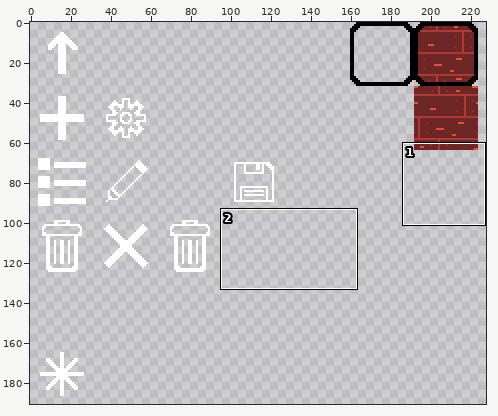
Pixel-art file -- Assets/World_Objects/UI/button_sprites.ase. The first picture is a wide view before the edit; the outline marks the close-up.
Close-up. As it was:
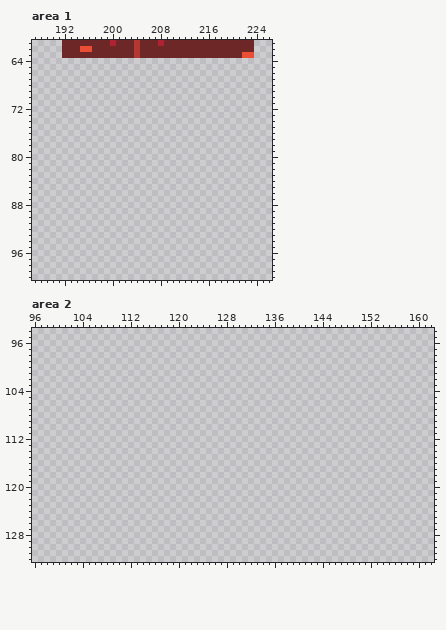
256x256 pixels, 1 frame. Shown: area 1: x 187..226, y 61..100; area 2: x 96..162, y 94..132. The wide view leaves out empty margins.
After the commit:
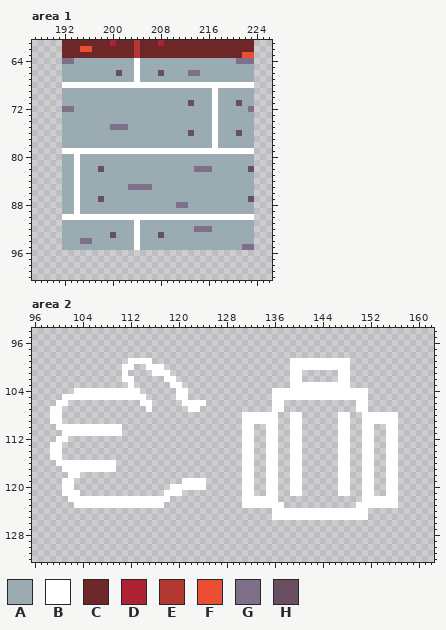
Palette (. is transparent): A #9babb2  B #ffffff  C #6e2727  D #ae2334  E #b33831  F #ea4f36  G #7f708a  H #694f62
Edits made:
Area 1:
y 64: x 192..223 ................................ -> GGAAAAAAAAAABAAAAAAAAAAAAAAAAGGG
y 65: x 192..223 ................................ -> AAAAAAAAAAAABAAAAAAAAAAAAAAAAAAA
y 66: x 192..223 ................................ -> AAAAAAAAAHAABAAAHAAAAGGAAAAAAAAA
y 67: x 192..223 ................................ -> AAAAAAAAAAAABAAAAAAAAAAAAAAAAAAA
y 68: x 192..223 ................................ -> BBBBBBBBBBBBBBBBBBBBBBBBBBBBBBBB
y 69..70: x 192..223 ................................ -> AAAAAAAAAAAAAAAAAAAAAAAAABAAAAAA
y 71: x 192..223 ................................ -> AAAAAAAAAAAAAAAAAAAAAHAAABAAAHAA
y 72: x 192..223 ................................ -> GGAAAAAAAAAAAAAAAAAAAAAAABAAAAAG
y 73..74: x 192..223 ................................ -> AAAAAAAAAAAAAAAAAAAAAAAAABAAAAAA
y 75: x 192..223 ................................ -> AAAAAAAAGGGAAAAAAAAAAAAAABAAAAAA
y 76: x 192..223 ................................ -> AAAAAAAAAAAAAAAAAAAAAHAAABAAAHAA
y 77..78: x 192..223 ................................ -> AAAAAAAAAAAAAAAAAAAAAAAAABAAAAAA
y 79: x 192..223 ................................ -> BBBBBBBBBBBBBBBBBBBBBBBBBBBBBBBB
y 80..81: x 192..223 ................................ -> AABAAAAAAAAAAAAAAAAAAAAAAAAAAAAA
y 82: x 192..223 ................................ -> AABAAAHAAAAAAAAAAAAAAAGGGAAAAAAH
y 83..84: x 192..223 ................................ -> AABAAAAAAAAAAAAAAAAAAAAAAAAAAAAA
y 85: x 192..223 ................................ -> AABAAAAAAAAGGGGAAAAAAAAAAAAAAAAA
y 86: x 192..223 ................................ -> AABAAAAAAAAAAAAAAAAAAAAAAAAAAAAA
y 87: x 192..223 ................................ -> AABAAAHAAAAAAAAAAAAAAAAAAAAAAAAH
y 88: x 192..223 ................................ -> AABAAAAAAAAAAAAAAAAGGAAAAAAAAAAA
y 89: x 192..223 ................................ -> AABAAAAAAAAAAAAAAAAAAAAAAAAAAAAA
y 90: x 192..223 ................................ -> BBBBBBBBBBBBBBBBBBBBBBBBBBBBBBBB
y 91: x 192..223 ................................ -> AAAAAAAAAAAABAAAAAAAAAAAAAAAAAAA
y 92: x 192..223 ................................ -> AAAAAAAAAAAABAAAAAAAAAGGGAAAAAAA
y 93: x 192..223 ................................ -> AAAAAAAAHAAABAAAHAAAAAAAAAAAAAAA
y 94: x 192..223 ................................ -> AAAGGAAAAAAABAAAAAAAAAAAAAAAAAAA
y 95: x 192..223 ................................ -> AAAAAAAAAAAABAAAAAAAAAAAAAAAAAGG
Area 2:
y 99: x 112..115 .... -> BBBB; x 139..148 .......... -> BBBBBBBBBB
y 100: x 111..112 .. -> BB; x 115..117 ... -> BBB; x 139..148 .......... -> BBBBBBBBBB
y 101: x 111 . -> B; x 116..118 ... -> BBB; x 139..140 .. -> BB; x 147..148 .. -> BB
y 102: x 111..112 .. -> BB; x 118..119 .. -> BB; x 139..140 .. -> BB; x 147..148 .. -> BB
y 103: x 112 . -> B; x 119..120 .. -> BB; x 139..148 .......... -> BBBBBBBBBB
y 104: x 103..113 ........... -> BBBBBBBBBBB; x 120..121 .. -> BB; x 136..151 ................ -> BBBBBBBBBBBBBBBB
y 105: x 101..114 .............. -> BBBBBBBBBBBBBB; x 120..121 .. -> BB; x 136..151 ................ -> BBBBBBBBBBBBBBBB
y 106: x 100..101 .. -> BB; x 114..115 .. -> BB; x 121..124 .... -> BBBB; x 136..137 .. -> BB; x 150..151 .. -> BB
y 107: x 99..100 .. -> BB; x 115 . -> B; x 122..123 .. -> BB; x 136..137 .. -> BB; x 150..151 .. -> BB
y 108..109: x 99..100 .. -> BB; x 131..136 ...... -> BBBBBB; x 139..140 .. -> BB; x 147..148 .. -> BB; x 151..156 ...... -> BBBBBB
y 110: x 100..110 ........... -> BBBBBBBBBBB; x 131..132 .. -> BB; x 135..136 .. -> BB; x 139..140 .. -> BB; x 147..148 .. -> BB; x 151..152 .. -> BB; x 155..156 .. -> BB
y 111: x 101..110 .......... -> BBBBBBBBBB; x 131..132 .. -> BB; x 135..136 .. -> BB; x 139..140 .. -> BB; x 147..148 .. -> BB; x 151..152 .. -> BB; x 155..156 .. -> BB
y 112: x 100..101 .. -> BB; x 131..132 .. -> BB; x 135..136 .. -> BB; x 139..140 .. -> BB; x 147..148 .. -> BB; x 151..152 .. -> BB; x 155..156 .. -> BB
y 113..115: x 99..100 .. -> BB; x 131..132 .. -> BB; x 135..136 .. -> BB; x 139..140 .. -> BB; x 147..148 .. -> BB; x 151..152 .. -> BB; x 155..156 .. -> BB
y 116: x 100..109 .......... -> BBBBBBBBBB; x 131..132 .. -> BB; x 135..136 .. -> BB; x 139..140 .. -> BB; x 147..148 .. -> BB; x 151..152 .. -> BB; x 155..156 .. -> BB
y 117: x 101..109 ......... -> BBBBBBBBB; x 131..132 .. -> BB; x 135..136 .. -> BB; x 139..140 .. -> BB; x 147..148 .. -> BB; x 151..152 .. -> BB; x 155..156 .. -> BB
y 118: x 102..103 .. -> BB; x 131..132 .. -> BB; x 135..136 .. -> BB; x 139..140 .. -> BB; x 147..148 .. -> BB; x 151..152 .. -> BB; x 155..156 .. -> BB
y 119: x 101..102 .. -> BB; x 121..124 .... -> BBBB; x 131..132 .. -> BB; x 135..136 .. -> BB; x 139..140 .. -> BB; x 147..148 .. -> BB; x 151..152 .. -> BB; x 155..156 .. -> BB
y 120: x 101..102 .. -> BB; x 119..124 ...... -> BBBBBB; x 131..132 .. -> BB; x 135..136 .. -> BB; x 139..140 .. -> BB; x 147..148 .. -> BB; x 151..152 .. -> BB; x 155..156 .. -> BB
y 121: x 101..103 ... -> BBB; x 118..120 ... -> BBB; x 131..132 .. -> BB; x 135..136 .. -> BB; x 139..140 .. -> BB; x 147..148 .. -> BB; x 151..152 .. -> BB; x 155..156 .. -> BB
y 122: x 102..118 ................. -> BBBBBBBBBBBBBBBBB; x 131..136 ...... -> BBBBBB; x 151..156 ...... -> BBBBBB
y 123: x 103..117 ............... -> BBBBBBBBBBBBBBB; x 131..137 ....... -> BBBBBBB; x 150..156 ....... -> BBBBBBB
y 124..125: x 136..151 ................ -> BBBBBBBBBBBBBBBB
Where, in picture pixels (left, top, right, bottom), the same in both close-ups:
added: (62, 58, 254, 250)
added: (50, 358, 206, 508)
added: (242, 358, 398, 520)
